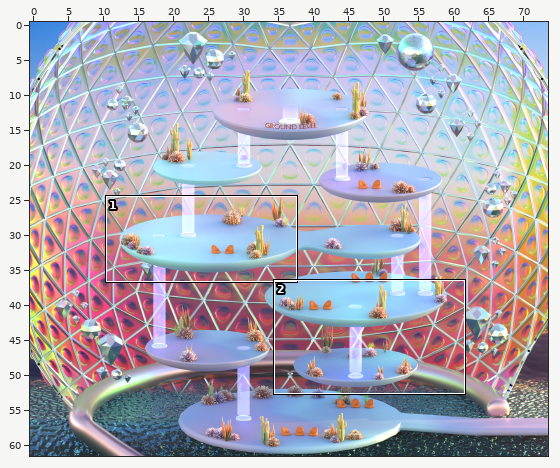
One commit to this Tiled map (JSON): Gallery.tmj. Above: a wide view before the commit, with the close-up outlined.
Close-up. Old version:
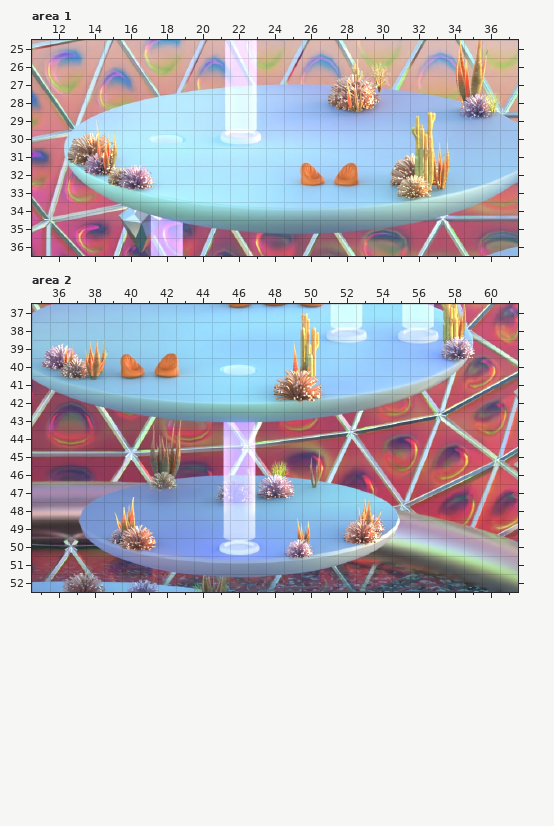
Cells are 32x32 px. Shown: area 1 x 11..37, y 25..36; area 2 x 35..61, y 37..52. The commit also changed other parts of the map, which this record leaves out.
The same view after the edit:
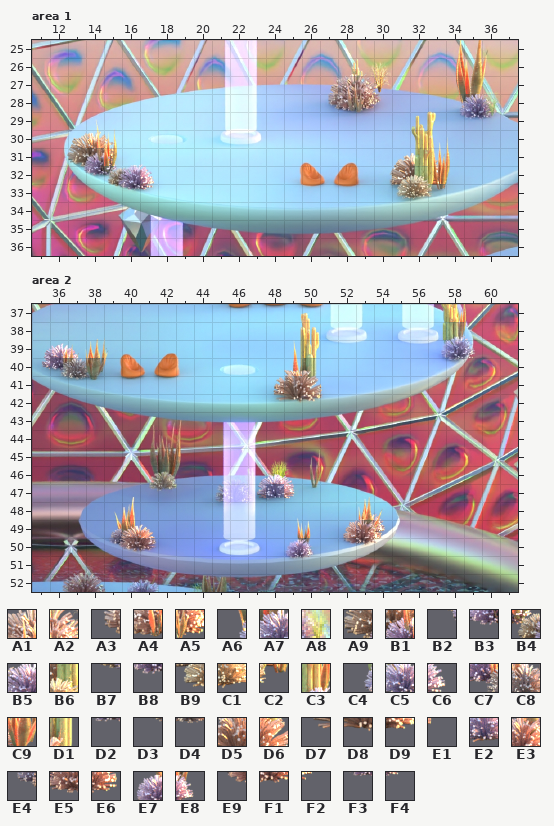
Key: from "Gallery fg": A1 2026, A2 2027, A3 2099, A4 2100, A5 2101, A6 2106, A7 2107, A8 2108, A9 2307, B1 2308, B2 2381, B3 2382, B4 2383, B5 2384, B6 2400, B7 2457, B8 2458, B9 2473, C1 2474, C2 2475, C3 2870, C4 2943, C5 2944, C6 2945, C7 2996, C8 2997, C9 2998, D1 3010, D2 3018, D3 3070, D4 3071, D5 3083, D6 3084, D7 3156, D8 3157, D9 3158, E1 3159, E2 3526, E3 3679, E4 3739, E5 3740, E6 3741, E7 3749, E8 3750, E9 3752, F1 3753, F2 3754, F3 3823, F4 3824.
__ is an empty cell, .. an unchanged one.
See-through tiles are keyed as they look on the map.
Edits made:
--- layer "Foreground", area 1
@@ x 27..36 @@
-27 .. A1 A2 .. .. .. .. .. .. ..
-28 A3 A4 A5 .. .. .. .. A6 A7 A8
+27 .. __ __ .. .. .. .. .. .. ..
+28 __ __ __ .. .. .. .. __ __ __
@@ x 13..33 @@
-31 A9 B1 .. .. .. .. .. .. .. .. .. .. .. .. .. .. .. .. .. .. ..
-32 B2 B3 B4 B5 .. .. .. .. .. .. .. .. .. .. .. .. .. .. .. B6 ..
-33 .. .. B7 B8 .. .. .. .. .. .. .. .. .. .. .. .. .. .. B9 C1 C2
+31 __ __ .. .. .. .. .. .. .. .. .. .. .. .. .. .. .. .. .. .. ..
+32 __ __ __ __ .. .. .. .. .. .. .. .. .. .. .. .. .. .. .. __ ..
+33 .. .. __ __ .. .. .. .. .. .. .. .. .. .. .. .. .. .. __ __ __
--- layer "Foreground", area 2
@@ x 36..59 @@
-38 .. .. .. .. .. .. .. .. .. .. .. .. .. .. .. .. .. .. .. .. .. .. C3 ..
-39 .. .. .. .. .. .. .. .. .. .. .. .. .. .. .. .. .. .. .. .. .. C4 C5 C6
-40 C7 C8 C9 .. .. .. .. .. .. .. .. .. .. .. D1 .. .. .. .. .. .. .. D2 ..
-41 D3 D4 .. .. .. .. .. .. .. .. .. .. .. D5 D6 .. .. .. .. .. .. .. .. ..
-42 .. .. .. .. .. .. .. .. .. .. .. .. D7 D8 D9 E1 .. .. .. .. .. .. .. ..
+38 .. .. .. .. .. .. .. .. .. .. .. .. .. .. .. .. .. .. .. .. .. .. __ ..
+39 .. .. .. .. .. .. .. .. .. .. .. .. .. .. .. .. .. .. .. .. .. __ __ __
+40 __ __ __ .. .. .. .. .. .. .. .. .. .. .. __ .. .. .. .. .. .. .. __ ..
+41 __ __ .. .. .. .. .. .. .. .. .. .. .. __ __ .. .. .. .. .. .. .. .. ..
+42 .. .. .. .. .. .. .. .. .. .. .. .. __ __ __ __ .. .. .. .. .. .. .. ..
@@ x 48..48 @@
-47 E2
+47 __
@@ x 39..54 @@
-49 .. .. .. .. .. .. .. .. .. .. .. .. .. .. E3 ..
-50 E4 E5 E6 .. .. .. .. .. .. .. E7 E8 .. E9 F1 F2
-51 .. .. .. .. .. .. .. .. .. .. F3 F4 .. .. .. ..
+49 .. .. .. .. .. .. .. .. .. .. .. .. .. .. __ ..
+50 __ __ __ .. .. .. .. .. .. .. __ __ .. __ __ __
+51 .. .. .. .. .. .. .. .. .. .. __ __ .. .. .. ..
